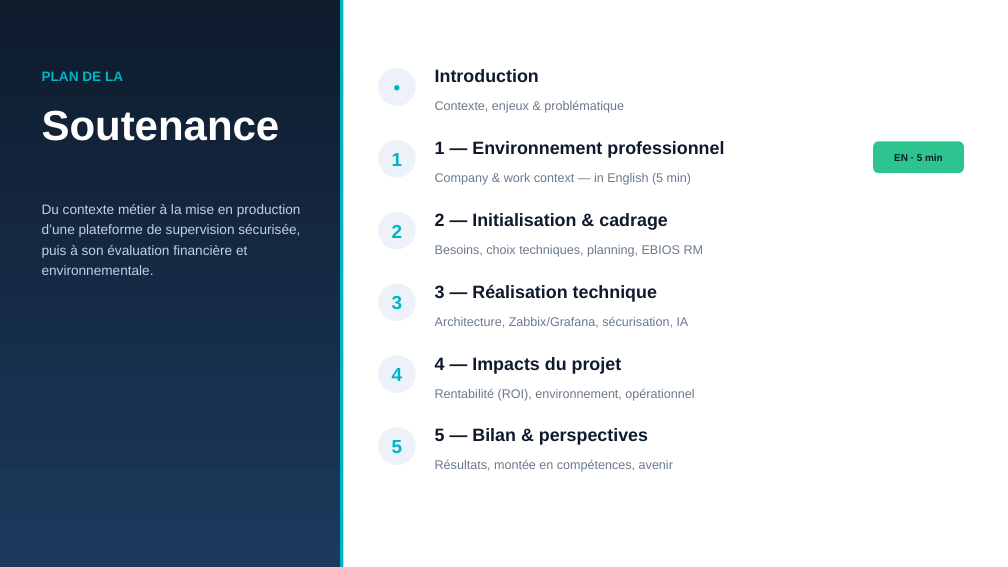
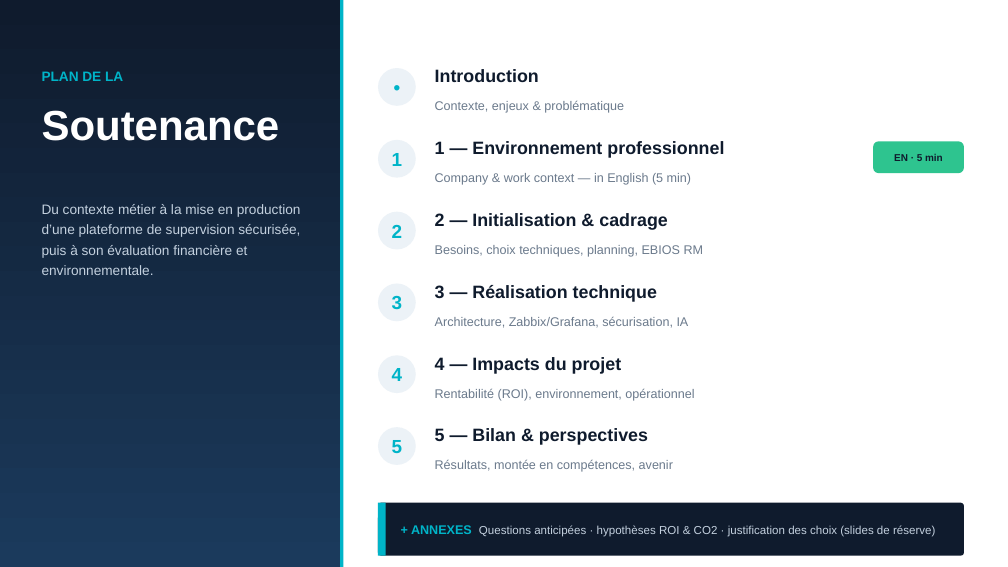
Before and after one commit to Ilyesse26100/Soutenance, a slide deck: slide 2 of Soutenance_Aphelie_Ilyesse_Kebaili.pptx. Drawn at 1008x567 pixels with LibreOffice and Linux fonts; fonts in the diff are those of the drawing. Boxes give left, top, right and bottom in pixels: in the first picture for what was removed or moved away, otherwise in the second. Text is boxed around its words. In the diff, an @@ line names an element or a change of style, - is before the commit and + after.

```diff
--- a/Soutenance_Aphelie_Ilyesse_Kebaili.pptx
+++ b/Soutenance_Aphelie_Ilyesse_Kebaili.pptx
@@ rounded rectangle added at box(378, 503, 964, 556), fill #0F1B2D @@
@@ rectangle added at box(378, 503, 386, 556), fill #00B4C8 @@
@@ text added at box(411, 525, 935, 537), 11 pt, text #C3D0DE @@
++ ANNEXES Questions anticipées · hypothèses ROI & CO2 · justification des choix (slides de réserve)
```
Also in this commit, not shown: 6 slides added, 2 other files.
